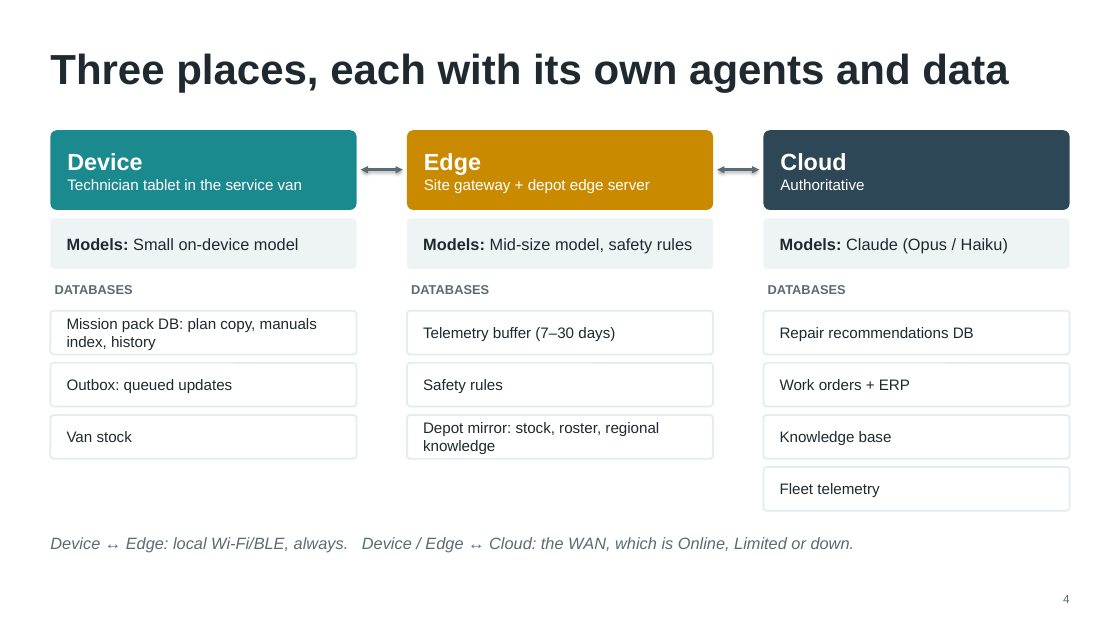
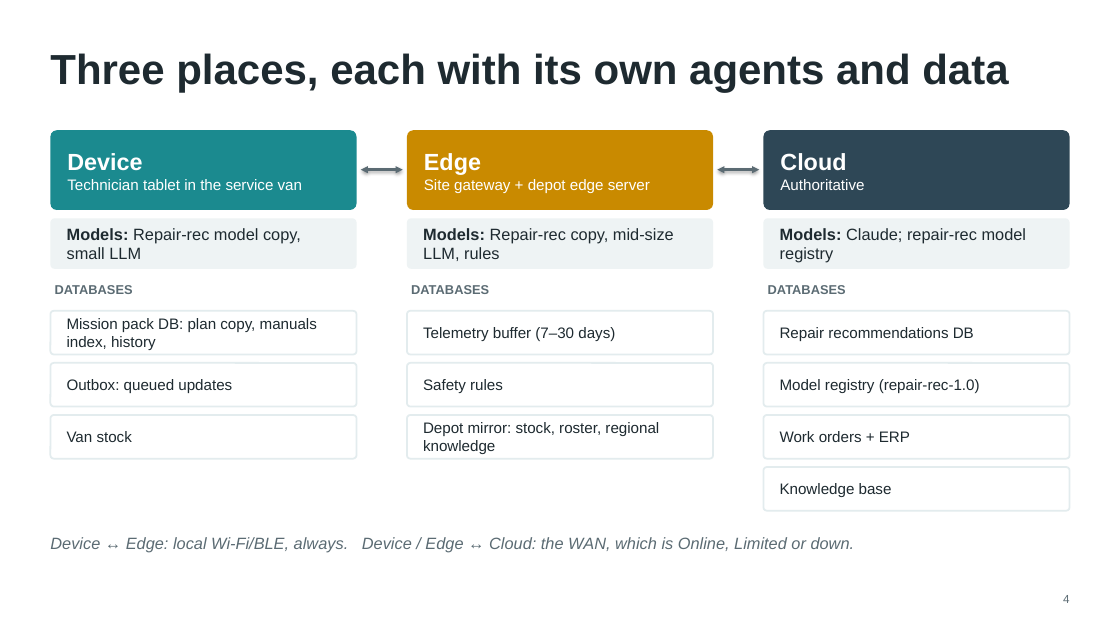
Before and after one commit to chandra50/hybrid-ai-service, a slide deck: slide 4 of docs/hybrid-ai-design.pptx. Drawn at 1120x630 pixels with LibreOffice and Linux fonts; fonts in the diff are those of the drawing. Boxes give left, top, right and bottom in pixels: in the first picture for what was removed or moved away, otherwise in the second. Text is boxed around its words. In the diff, an @@ line names an element or a change of style, - is before the commit and + after.

```diff
--- a/docs/hybrid-ai-design.pptx
+++ b/docs/hybrid-ai-design.pptx
@@ text in rounded rectangle at <box>67,228,301,259</box>: text changed @@
-Models: Small on-device model
+Models: Repair-rec model copy, small LLM
@@ text in rounded rectangle at <box>423,228,674,261</box>: text changed @@
-Models: Mid-size model, safety rules
+Models: Repair-rec copy, mid-size LLM, rules
@@ text in rounded rectangle at <box>780,228,1027,263</box>: text changed @@
-Models: Claude (Opus / Haiku)
+Models: Claude; repair-rec model registry
@@ rounded rectangle added at <box>764,363,1070,407</box>, fill #FFFFFF, outline #E3ECEE 1.5 pt, 13 pt, text #1E2A30 @@
+Model registry (repair-rec-1.0)
@@ rounded rectangle "Work orders + ERP": place and size @@
-rounded rectangle "Work orders + ERP" at <box>764,363,1070,407</box>
+rounded rectangle "Work orders + ERP" at <box>764,415,1070,459</box>
@@ rounded rectangle "Knowledge base": place and size @@
-rounded rectangle "Knowledge base" at <box>764,415,1070,459</box>
+rounded rectangle "Knowledge base" at <box>764,467,1070,511</box>
@@ rounded rectangle removed at <box>764,467,1070,511</box> @@
-Fleet telemetry
```
Also in this commit, not shown: 5 other slides changed, 15 other files.
